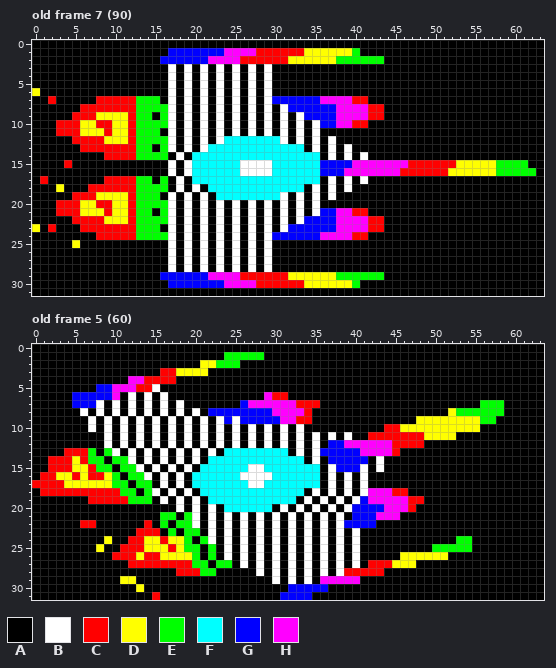
Pixel-art file -- Keyboard-Moving-Sprite/data/ship-1.aseprite. Above is the file before it was changed.
64x32 pixels, 7 frames. Shown: old frame 7 (90), old frame 5 (60). The commit also changed other frames, which this record leaves out.
Palette (. is transparent): A #000000  B #ffffff  C #ff0000  D #ffff00  E #00ff00  F #00ffff  G #0000ff  H #ff00ff
Pixels before, old frame 7 (90), first column x 0:
 0 AAAAAAAAAAAAAAAAAAAAAAAAAAAAAAAAAAAAAAAAAAAAAAAAAAAAAAAAAAAAAAAA
 1 AAAAAAAAAAAAAAAAAGGGGGGGHHHHCCCCCCDDDDDDEAAAAAAAAAAAAAAAAAAAAAAA
 2 AAAAAAAAAAAAAAAAGGGGGGHHHHCCCCCCDDDDDDEEEEEEAAAAAAAAAAAAAAAAAAAA
 3 AAAAAAAAAAAAAAAAABABABABABABABAAAAAAAAAAAAAAAAAAAAAAAAAAAAAAAAAA
 4 AAAAAAAAAAAAAAAAABABABABABABABAAAAAAAAAAAAAAAAAAAAAAAAAAAAAAAAAA
 5 AAAAAAAAAAAAAAAAABABABABABABABAAAAAAAAAAAAAAAAAAAAAAAAAAAAAAAAAA
 6 DAAAAAAAAAAAAAAAABABABABABABABAAAAAAAAAAAAAAAAAAAAAAAAAAAAAAAAAA
 7 AACAAAAACCCCCEEEABABABABABABABGGGGGGHHHHCCAAAAAAAAAAAAAAAAAAAAAA
 8 AAAAAACCCCCCCEEEEBABABABABABABABGGGGGGHHHHCCAAAAAAAAAAAAAAAAAAAA
 9 AAAAACCCDDDDCEEAEBABABABABABABABABGGGGHHHHCCAAAAAAAAAAAAAAAAAAAA
10 AAACCCDDCCDDCEEEEBABABABABABABABABABGGHHCCAAAAAAAAAAAAAAAAAAAAAA
11 AAACCCDDDCDDCEEEABABABABABABABABABABAAAAAAAAAAAAAAAAAAAAAAAAAAAA
12 AAAAACCCCDDDCEEEEBABABABFFFFFFFBABABABAAAAAAAAAAAAAAAAAAAAAAAAAA
13 AAAAAACCCCCCCEEAEBABABFFFFFFFFFFFFABABABAAAAAAAAAAAAAAAAAAAAAAAA
14 AAAAAAAAACCCCEEEEABAFFFFFFFFFFFFFFFFABABABAAAAAAAAAAAAAAAAAAAAAA
15 AAAACAAAAAAAAAAAABABFFFFFFBBBBFFFFFFGGGGHHHHHHHCCCCCCDDDDDEEEEAA
16 AAAAAAAAAAAAAAAAABABFFFFFFBBBBFFFFFFGGGHHHHHHHCCCCCCDDDDDDEEEEEA
17 ACAAAAAAACCCCEEAEABAFFFFFFFFFFFFFFFFABABABAAAAAAAAAAAAAAAAAAAAAA
18 AAADAAACCCCCCEEEEABABAFFFFFFFFFFFFABABABAAAAAAAAAAAAAAAAAAAAAAAA
19 AAAAACCCDDDDCEEEABABABAFFFFFFFFBABABABAAAAAAAAAAAAAAAAAAAAAAAAAA
20 AAACCCDDCCDDCEEEEBABABABABABABABABABAAAAAAAAAAAAAAAAAAAAAAAAAAAA
21 AAACCCDDDCDDCEEAEBABABABABABABABABABGGHHCCAAAAAAAAAAAAAAAAAAAAAA
22 AAAAACCCCDDDCEEEEBABABABABABABABABGGGGHHHHCCAAAAAAAAAAAAAAAAAAAA
23 DACAAACCCCCCCEEEABABABABABABABABGGGGGGHHHHCCAAAAAAAAAAAAAAAAAAAA
24 AAAAAAAACCCCCEEEEBABABABABABABGGGGGGHHHHCCAAAAAAAAAAAAAAAAAAAAAA
25 AAAAADAAAAAAAAAAABABABABABABABAAAAAAAAAAAAAAAAAAAAAAAAAAAAAAAAAA
26 AAAAAAAAAAAAAAAAABABABABABABABAAAAAAAAAAAAAAAAAAAAAAAAAAAAAAAAAA
27 AAAAAAAAAAAAAAAAABABABABABABABAAAAAAAAAAAAAAAAAAAAAAAAAAAAAAAAAA
28 AAAAAAAAAAAAAAAAABABABABABABABAAAAAAAAAAAAAAAAAAAAAAAAAAAAAAAAAA
29 AAAAAAAAAAAAAAAAGGGGGGHHHHCCCCCCDDDDDDEEEEEEAAAAAAAAAAAAAAAAAAAA
30 AAAAAAAAAAAAAAAAAGGGGGGGHHHHCCCCCCDDDDDDEAAAAAAAAAAAAAAAAAAAAAAA
31 AAAAAAAAAAAAAAAAAAAAAAAAAAAAAAAAAAAAAAAAAAAAAAAAAAAAAAAAAAAAAAAA
Pixels before, old frame 5 (60), first column x 0:
 0 AAAAAAAAAAAAAAAAAAAAAAAAAAAAAAAAAAAAAAAAAAAAAAAAAAAAAAAAAAAAAAAA
 1 AAAAAAAAAAAAAAAAAAAAAAAAEEEEEAAAAAAAAAAAAAAAAAAAAAAAAAAAAAAAAAAA
 2 AAAAAAAAAAAAAAAAAAAAADDEEEAAAAAAAAAAAAAAAAAAAAAAAAAAAAAAAAAAAAAA
 3 AAAAAAAAAAAAAAAACCDDDDAAAAAAAAAAAAAAAAAAAAAAAAAAAAAAAAAAAAAAAAAA
 4 AAAAAAAAAAAAHHCCCCAAAAAAAAAAAAAAAAAAAAAAAAAAAAAAAAAAAAAAAAAAAAAA
 5 AAAAAAAAGGHHHCCBAAAAAAAAAAAAAAAAAAAAAAAAAAAAAAAAAAAAAAAAAAAAAAAA
 6 AAAAAGGGGGHABABABAAAAAAAAAAAAHCCAAAAAAAAAAAAAAAAAAAAAAAAAAAAAAAA
 7 AAAAAGGGBABABABABABAAAAAAAGHHHHHHCCCAAAAAAAAAAAAAAAAAAAAEEEAAAAA
 8 AAAAAABABABABABABABABAGGGGGGGGHHHHCAAAAAAAAAAAAAAAAADEEEEEEAAAAA
 9 AAAAAAABABABABABABABABABGBGGGGGHHCCAAAAAAAAAAAAADDDDDDDDEEAAAAAA
10 AAAAAAABABABABABABABABABABABABABABAAAAAAAAAACCDDDDDDDDDDAAAAAAAA
11 AAAAAAAAABABABABABABABABABABABABABABABABAACCCCCCCDDDDAAAAAAAAAAA
12 AAAAAAAAABABABABABABABABABABABABABABAGGHHHHHHCCCCAAAAAAAAAAAAAAA
13 AAAACCCEAEBABABABABABABAFFFFFFFFABABGGGGGHHHHCAAAAAAAAAAAAAAAAAA
14 AACCCDCEEAEEBABABABABAFFFFFFFFFFFFABAGGGGGABAAAAAAAAAAAAAAAAAAAA
15 AACCCDDCEEAEEBABABABAFFFFFFBBFFFFFFFABGGGBABAAAAAAAAAAAAAAAAAAAA
16 ACCDDCDCCDEAEEBABABAFFFFFFBBBBFFFFFFABABABAAAAAAAAAAAAAAAAAAAAAA
17 CCCCDDDDDDEEAEEABABAFFFFFFFBBFFFFFFFABABABAAAAAAAAAAAAAAAAAAAAAA
18 ACCCCCCCCCCEEAEBABABAFFFFFFFFFFFFFABABABABHHHCCAAAAAAAAAAAAAAAAA
19 AAAAAAACCCCCEEEABABABAFFFFFFFFFFFABABABABGHHHHHCCAAAAAAAAAAAAAAA
20 AAAAAAAAAAAAAAAAAABABABAFFFFFFABABABABABGGGGHHHCAAAAAAAAAAAAAAAA
21 AAAAAAAAAAAAAAAAEEAEBABABABABABABABABABAGGGHHHAAAAAAAAAAAAAAAAAA
22 AAAAAACCAAAAAACAEAEEBABABABABABABABABABGGGGAAAAAAAAAAAAAAAAAAAAA
23 AAAAAAAAAAAAACCCAEAEEABABABABABABABABABABAAAAAAAAAAAAAAAAAAAAAAA
24 AAAAAAAAADAACCDDCDDEAEBABABABABABABABABABAAAAAAAAAAAAEEAAAAAAAAA
25 AAAAAAAADAACCCDDDCDEEAEABABABABABABABABABAAAAAAAAAEEEEEAAAAAAAAA
26 AAAAAAAAAACCCDCCDDDDEAEABABABABABABABABABAAAAADDDDDDAAAAAAAAAAAA
27 AAAAAAAAAAAACCCCCCCCEEAEEABABABABABABABABACCCDDDAAAAAAAAAAAAAAAA
28 AAAAAAAAAAAAAAAAAACCCEEAAAAABABABABABABCCCCCAAAAAAAAAAAAAAAAAAAA
29 AAAAAAAAAAADDAAAAAAAAAAAAAAAAABABABAHHHHHAAAAAAAAAAAAAAAAAAAAAAA
30 AAAAAAAAAAAAADAAAAAAAAAAAAAAAAAAGGGGGAAAAAAAAAAAAAAAAAAAAAAAAAAA
31 AAAAAAAAAAAAAAACAAAAAAAAAAAAAAAGGGGAAAAAAAAAAAAAAAAAAAAAAAAAAAAA
After:
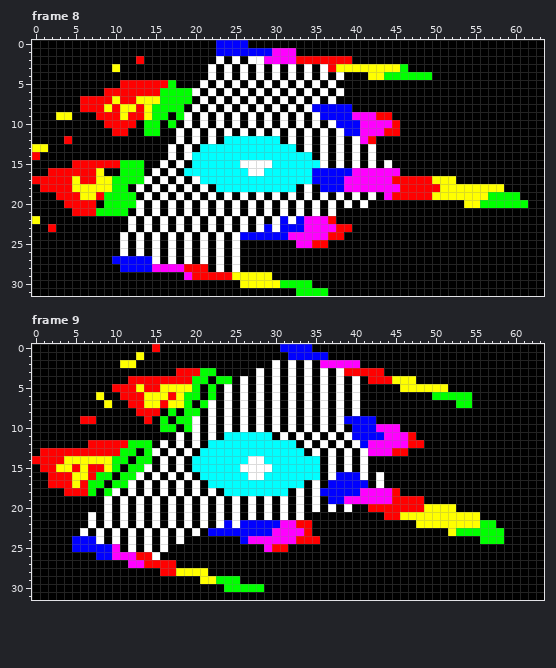
A new or re-ordered frame is compared with the old frame closest to it.
Changes in this commit:
frames 7 -> 24
Changed rows in their new state; - is an unchanged pixel.
Frame 8 is new; against old frame 7 (90):
first column x 0:
 0 -----------------------GGGG------------------------------------
 1 -----------------AAAAAA-GGGGGGHHHAAAAAAAA----------------------
 2 -------------C--AAAAAAABABABBHHHHCCCCCCCAAAA-------------------
 3 ----------D------A-A-ABABABABAB-B-B-BCDDDDDDDDE----------------
 4 -----------------A-A-ABABABABAB-B-B-B-B---DDEEEEEE-------------
 5 -----------CCCCCCE-A-----------B-B-B-B-------------------------
 6 A--------CCCCCCCEEEEBABABABABAB-B-B-B-B------------------------
 7 --A---CC--D--DDDEEEE----------ABABABABAAAA---------------------
 8 ---------D-DDCD--EEABABABABABABABAB---GGAAAA-------------------
 9 ---DDAAACCC--CDE-AE---------------AB--GG--H-C------------------
10 ---AAAAAA-CC-A--AE------------------ABGGGHHHHC-----------------
11 ---AAAAAAACCAA---ABABABABABABABABABAB-BGGHHHCC-----------------
12 ----CAAAAAAAAAAAAABABABA-------ABABABAB-BHC--------------------
13 DD----AAAAAAAAA-A----F-----------ABABABAB-B--------------------
14 C--------AAAAAAAABAB---------------ABABABAB--------------------
15 ----ACCCCCCEEE--BABA----------------BABABABABAAAAAAAAAAAAAAAAA-
16 --CCCCCCD--EEE-B---F------F--F-----G---G------AAAAAAAAAAAAAAAAA
17 C-CCCDCCDDEEE-B-B---B--------------GGGGHHHHHHCCCCCDDD----------
18 -CCCCDDDDDEEABABABABABA----------ABAGGGHHHHHHHCCCCCDDDDDDDD----
19 ---CC-DDCEEEEABABABABABABABABABABABABAB-B-B-HCCCCCDDDDDDDEEEE--
20 ---A--CCAEEEEBABA--------------------B-B-B------------DDEEEEEE-
21 ---AA-CCEEEEABABA-------------------ABAAAA---------------------
22 D----AAAAAAABABABABABABABABABABGBGHHHCAAAAAA-------------------
23 A-----AAAAAABABABABABABABABABGBG--HHHHCCAAAA-------------------
24 --------AAABABABA---------GGGG--HHHH-CCAAA---------------------
25 -----A-----B-B-B-----------A-A---HHCC--------------------------
26 -----------B-B-B-----------A-A---------------------------------
27 ----------GGGGGB-----------A-A---------------------------------
28 -----------GGGGHHHHCCC-----A-A---------------------------------
29 ----------------AAAHCCCCCDDDDDAAAAAAAAAAAAAA-------------------
30 -----------------AAAAAAAAADDDDDEEEEAAAAAA----------------------
31 ---------------------------------EEEE--------------------------
Frame 9 is new; against old frame 5 (60):
first column x 0:
 0 ---------------C---------------GGGG------------------------
 1 -------------D----------AAAAA---GGGGG----------------------
 2 -----------DD--------AAAAA----B-B-B-HHHHH------------------
 3 ----------------AACCCEE-----B-B-B-B-B-BCCCCC---------------
 4 ------------CC----CCEE-EE-B-B-B-B-B-B-B-B-CCCDDD-----------
 5 --------AACCCD-CDDDDE-E-B-B-B-B-B-B-B-B-B-----DDDDDD-------
 6 -----AAADAACCCDDDCDEE-E-B-B-BABAB-B-B-B-B---------EEEEE----
 7 -----AAAADA-CCDDCDDE-EB-B-BABABABABAB-B-B------------EE-AAA
 8 ------A-A-A-ACCCAEAEE-BABABABABABAB-B-B-B-----------AAAAAAA
 9 ------CC-A-A-ACAEAEEBABABABABABABAB-B-BGGGG-----AAAAAAAAAA-
10 -------A-A-A-A-AEE-EBABABABABABABAB-B-B-GGGHHHAAAAAAAAAA---
11 ---------A-A-A-A-ABABABAFFFFFF----------GGGGHHH-AAAAA------
12 -------CCCCCEEEABABABAFFFFFFFFFFFABABABABG---HH------------
13 -CCC---CCCCEE-EBABABAFFF--------FF--ABABAB----C------------
14 CC--D-DDDD--AEE-----FF-----BB-----FF-BABAB-A---------------
15 -C-DDC--CDEA-EBABABAF-----B--B--------ABA--A---------------
16 -A-CCD--EEAE-BABABABA-----F--F--------GGG--B---------------
17 AA--C-CEEA--BAB-----BA-----FF-----AB-GGGGG-B---------------
18 -AAA---EAEBAB-BABABABABA--------AB--GGGGGH----A------------
19 -------AABABABABABABABABABABABABABABAGGHHH---CC------------
20 ---------B-B-B-B-BABABABABABAB----------AACCCCC-CDDDD------
21 -------B-B-B-B-BAB-BABABABABABABABA-A-A-AAAACCDDDDDDDDDD---
22 ------AB-B-B-BABABABABABGBGGGGGHHCC-A-AAAAA-----DDDDDDDDEE-
23 ------B-B-B-BABABABAB-GGGGGGGGHHHHC-A-A-A-----------DEEEEEE
24 -----GGGBAB-BABABABA-AA-A-GHHHHHHCCCA-A-A------------AA-EEE
25 -----GGGGGHABABABAAAA-A-A-A-AHCCA-A-A-A-A---------AAAAA----
26 --------GGHHHC-BAAAAA-A-A-A-A-A-A-A-A-A-A-----AAAAAA-------
27 ------------HH----AAAA-AA-A-A-A-A-A-A-A-A-AAAAAA-----------
28 ----------------CCDDDDA-----A-A-A-A-A-AAAAAA---------------
29 -----------AA--------DDEEE----A-A-A-AAAAA------------------
30 -------------A----------EEEEE---AAAAA----------------------
31 ---------------A---------------AAAA------------------------
Changed places in both pictures, as pixel boxes (x1, y1, x2, y2):
changed: (32, 40, 536, 296)
changed: (32, 344, 504, 600)
